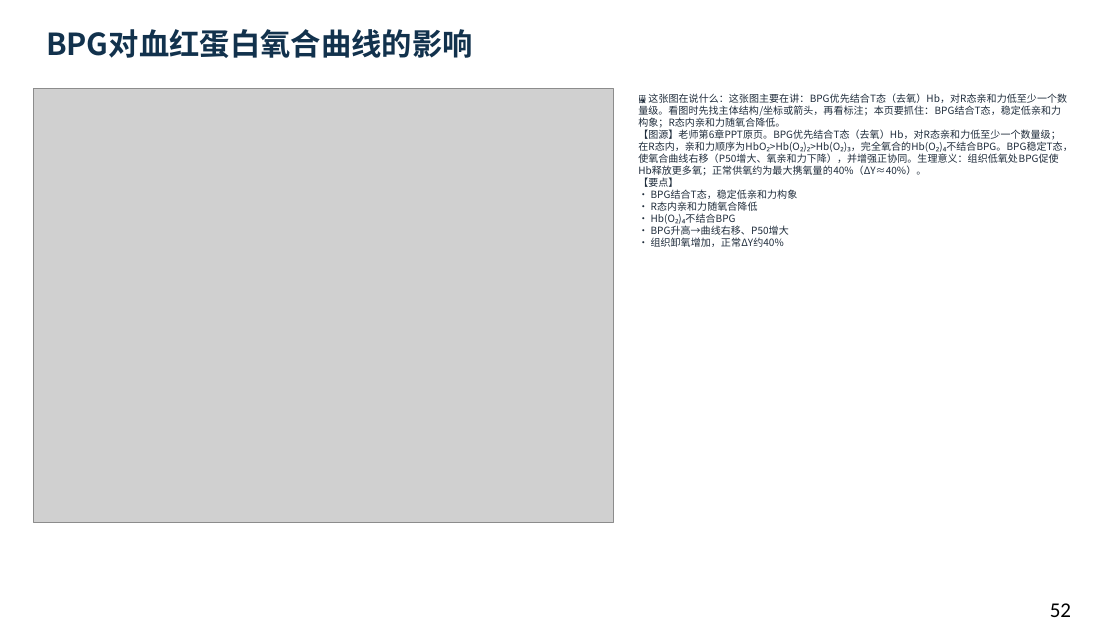
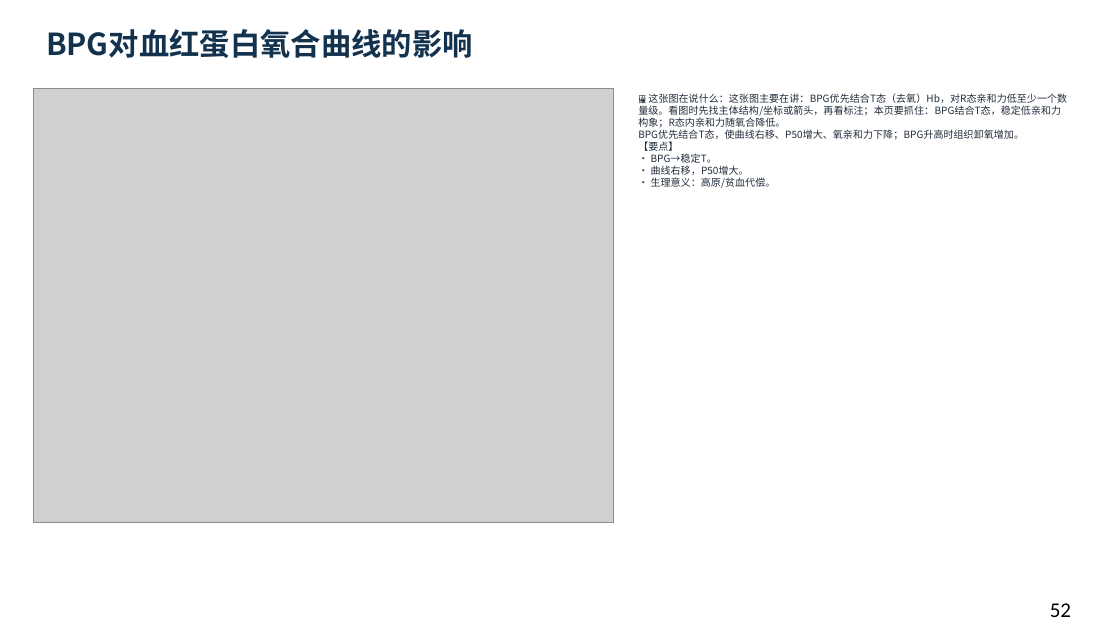
Before and after one commit to newkan-li/Biochemistry, a slide deck: slide 52 of downloads/bc04-ai-style.pptx. Drawn at 1120x630 pixels with LibreOffice and Linux fonts; fonts in the diff are those of the drawing; grey boxes stand for pictures. Boxes give left, top, right and bottom in pixels: in the first picture for what was removed or moved away, otherwise in the second. Text is boxed around its words. In the diff, an @@ line names an element or a change of style, - is before the commit and + after.

```diff
--- a/downloads/bc04-ai-style.pptx
+++ b/downloads/bc04-ai-style.pptx
@@ text at (638,93,1067,188): text changed @@
-🖼 这张图在说什么：这张图主要在讲：BPG优先结合T态（去氧）Hb，对R态亲和力低至少一个数量级。看图时先找主体结构/坐标或箭头，再看标注；本页要抓住：BPG结合T态，稳定低亲和力构象；R态内亲和力随氧合降低。
-【图源】老师第6章PPT原页。BPG优先结合T态（去氧）Hb，对R态亲和力低至少一个数量级；在R态内，亲和力顺序为HbO₂>Hb(O₂)₂>Hb(O₂)₃，完全氧合的Hb(O₂)₄不结合BPG。BPG稳定T态，使氧合曲线右移（P50增大、氧亲和力下降），并增强正协同。生理意义：组织低氧处BPG促使Hb释放更多氧；正常供氧约为最大携氧量的40%（ΔY≈40%）。
-【要点】
-• BPG结合T态，稳定低亲和力构象
-• R态内亲和力随氧合降低
-• Hb(O₂)₄不结合BPG
-• BPG升高→曲线右移、P50增大
-• 组织卸氧增加，正常ΔY约40%
+🖼 这张图在说什么：这张图主要在讲：BPG优先结合T态（去氧）Hb，对R态亲和力低至少一个数量级。看图时先找主体结构/坐标或箭头，再看标注；本页要抓住：BPG结合T态，稳定低亲和力构象；R态内亲和力随氧合降低。
+BPG优先结合T态，使曲线右移、P50增大、氧亲和力下降；BPG升高时组织卸氧增加。
+【要点】
+• BPG→稳定T。
+• 曲线右移，P50增大。
+• 生理意义：高原/贫血代偿。
```
Also in this commit, not shown: 16 other slides changed, 6 slides added, 6 other files.
